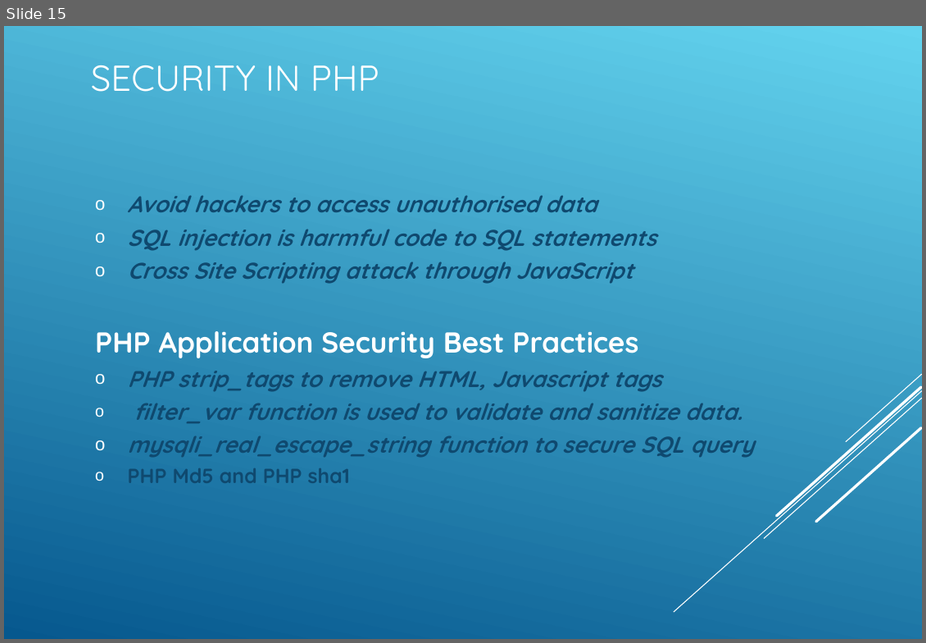
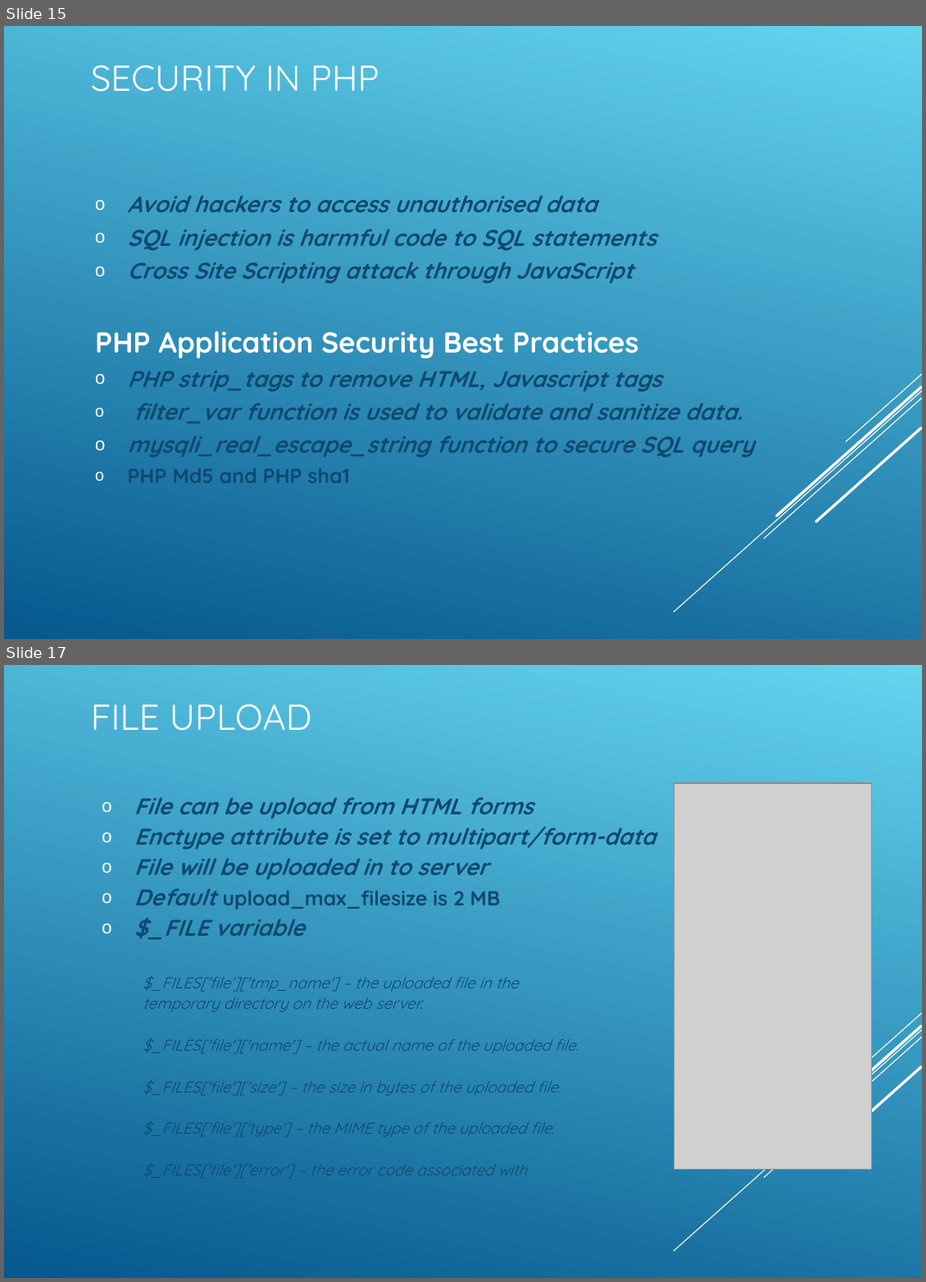
Before and after one commit to koushikgraj/PHP-Training, a slide deck: PHP-Presentation.ppt. Shown one above the other, each under a label of ours: slide 15 before the commit, slides 15 and 17 after it; the slides between them are not shown. The pictures are 926x643 and 926x1282 pixels, drawn with LibreOffice and Linux fonts; fonts in the diff are those of the drawing; grey boxes stand for pictures. Boxes give left, top, right and bottom in pixels: in the first picture for what was removed or moved away, otherwise in the second. Text is boxed around its words. In the diff, an @@ line names an element or a change of style, - is before the commit and + after.

```diff
--- a/PHP-Presentation.ppt
+++ b/PHP-Presentation.ppt
@@ slide 17 added at (4, 665, 922, 1278), background gradient #64D4EF to #06588E; not listed: 5 template elements that a slide beside it also shows @@
@@ title added at (91, 704, 312, 731), 30 pt, text #FFFFFF @@
+FILE UPLOAD
@@ picture added at (675, 783, 872, 1168) @@
@@ subtitle added at (134, 797, 656, 1175), 13 pt, text #0F496F, italic @@
+  o File can be upload from HTML forms
+  o Enctype attribute is set to multipart/form-data
+  o File will be uploaded in to server
+  o Default upload_max_filesize is 2 MB
+  o $_FILE variable
+    $_FILES['file']['tmp_name'] − the uploaded file in the
+    temporary directory on the web server.
+    $_FILES['file']['name'] − the actual name of the uploaded file.
+    $_FILES['file']['size'] − the size in bytes of the uploaded file.
+    $_FILES['file']['type'] − the MIME type of the uploaded file.
+    $_FILES['file']['error'] − the error code associated with
```
Also in this commit, not shown: 3 other slides added, 21 other files.
